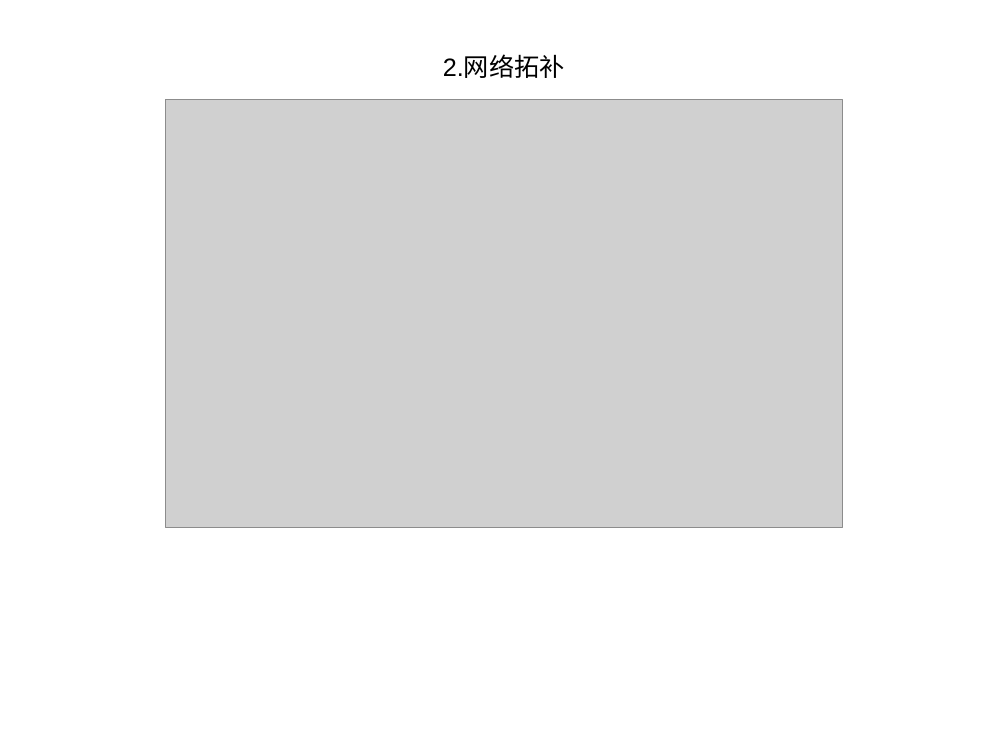
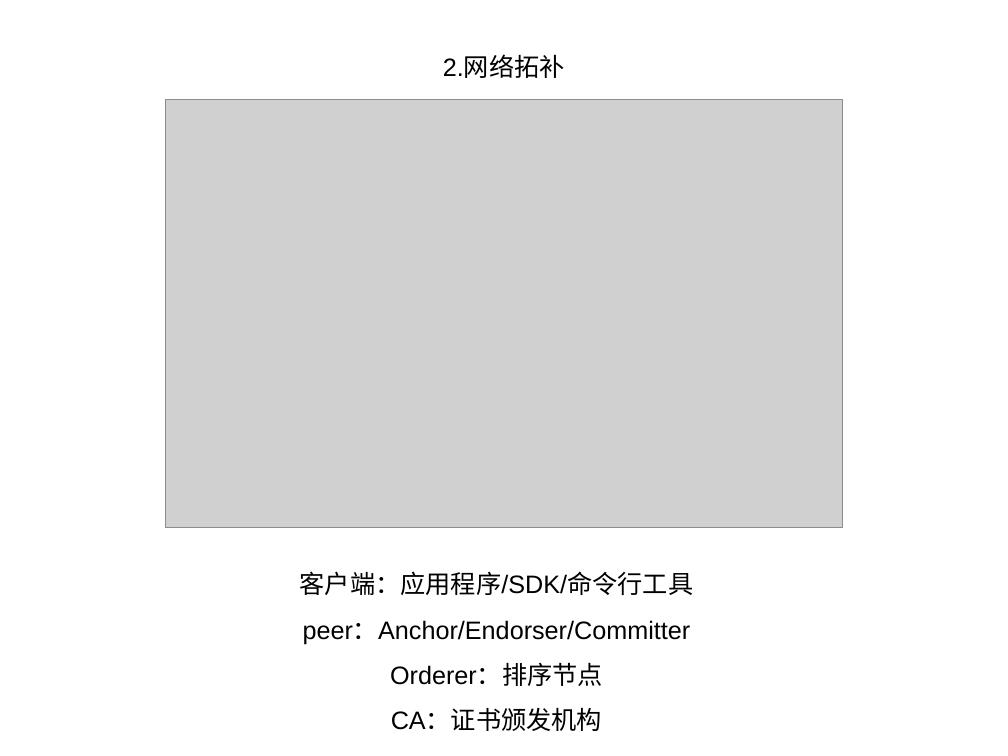
Before and after one commit to 382303784/hyperledger-fabric, a slide deck: slide 5 of fabric.ppt. Drawn at 1008x756 pixels with LibreOffice and Linux fonts; fonts in the diff are those of the drawing; grey boxes stand for pictures. Boxes give left, top, right and bottom in pixels: in the first picture for what was removed or moved away, otherwise in the second. Text is boxed around its words. In the diff, an @@ line names an element or a change of style, - is before the commit and + after.

```diff
--- a/fabric.ppt
+++ b/fabric.ppt
@@ text added at [300, 571, 693, 731], 18 pt, text #000000 @@
+客户端：应用程序/SDK/命令行工具
+peer：Anchor/Endorser/Committer
+Orderer：排序节点
+CA：证书颁发机构
```
Also in this commit, not shown: 4 other slides changed, 2 other files.
